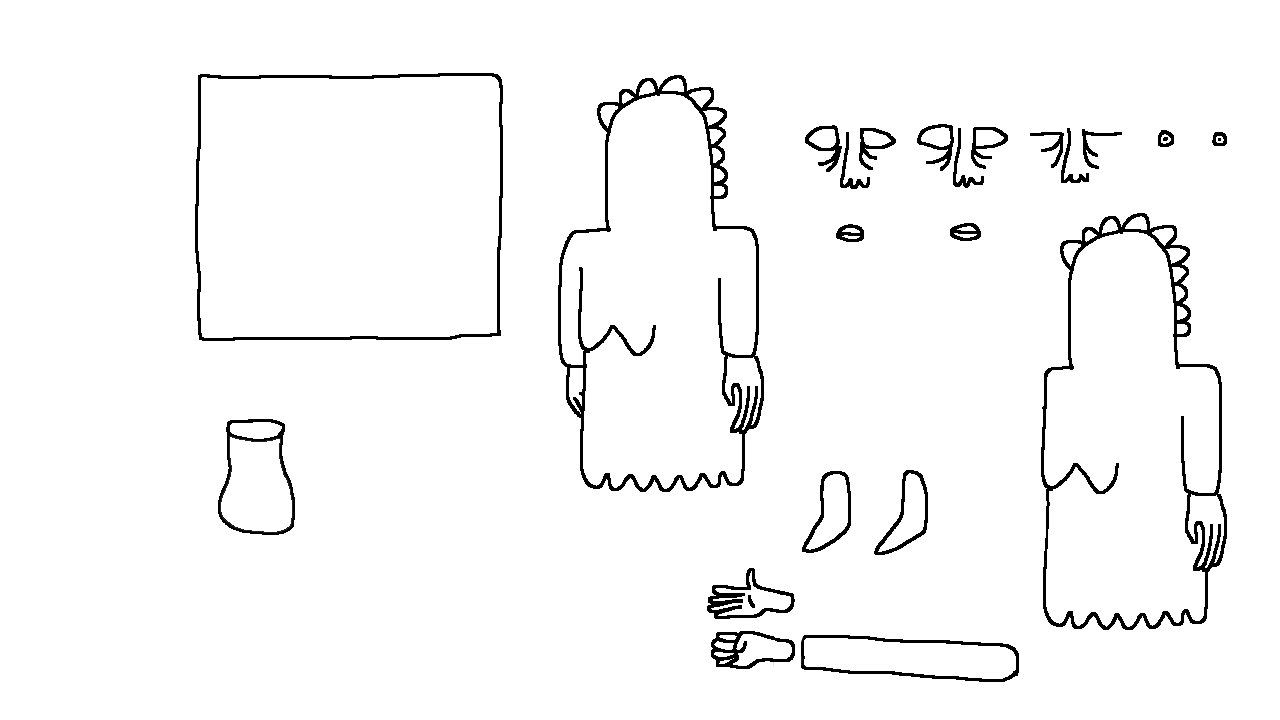
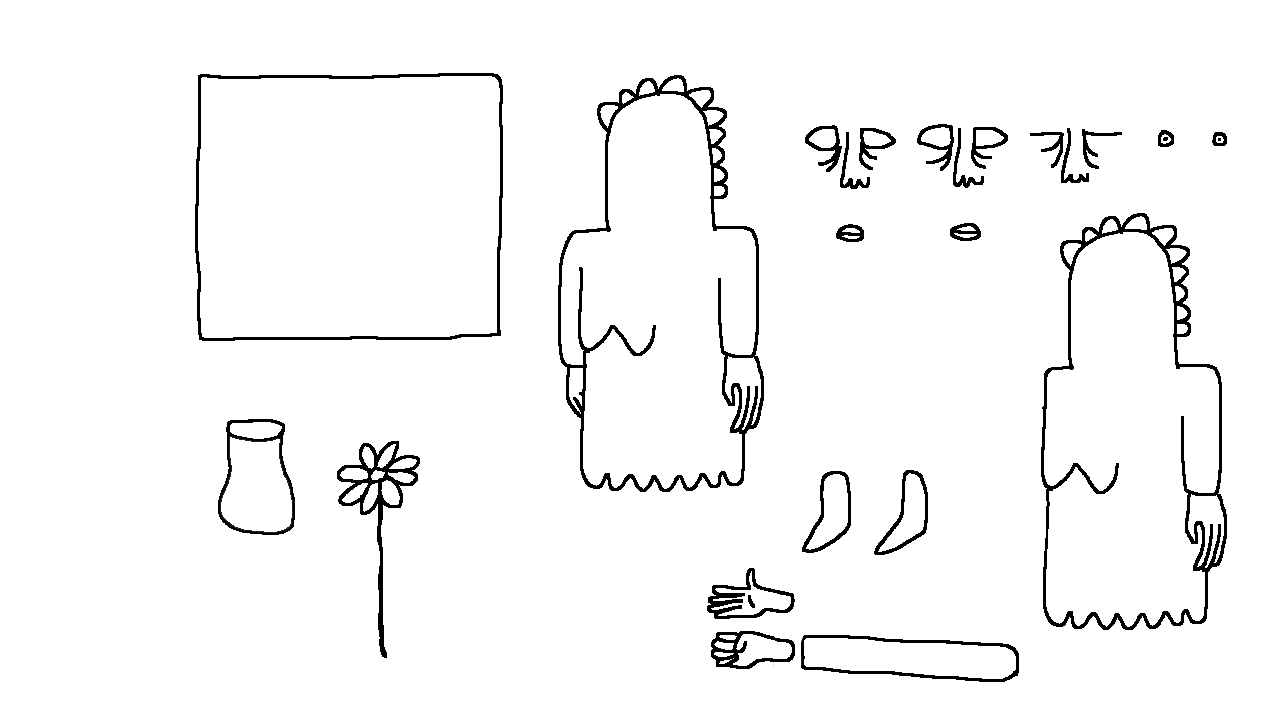
The second 1280px x 720px image is a revision of the first. Changes to its layers:
added layer "Layer 3" above "Layer 2" over (x1=337, y1=441, x2=420, y2=658)
